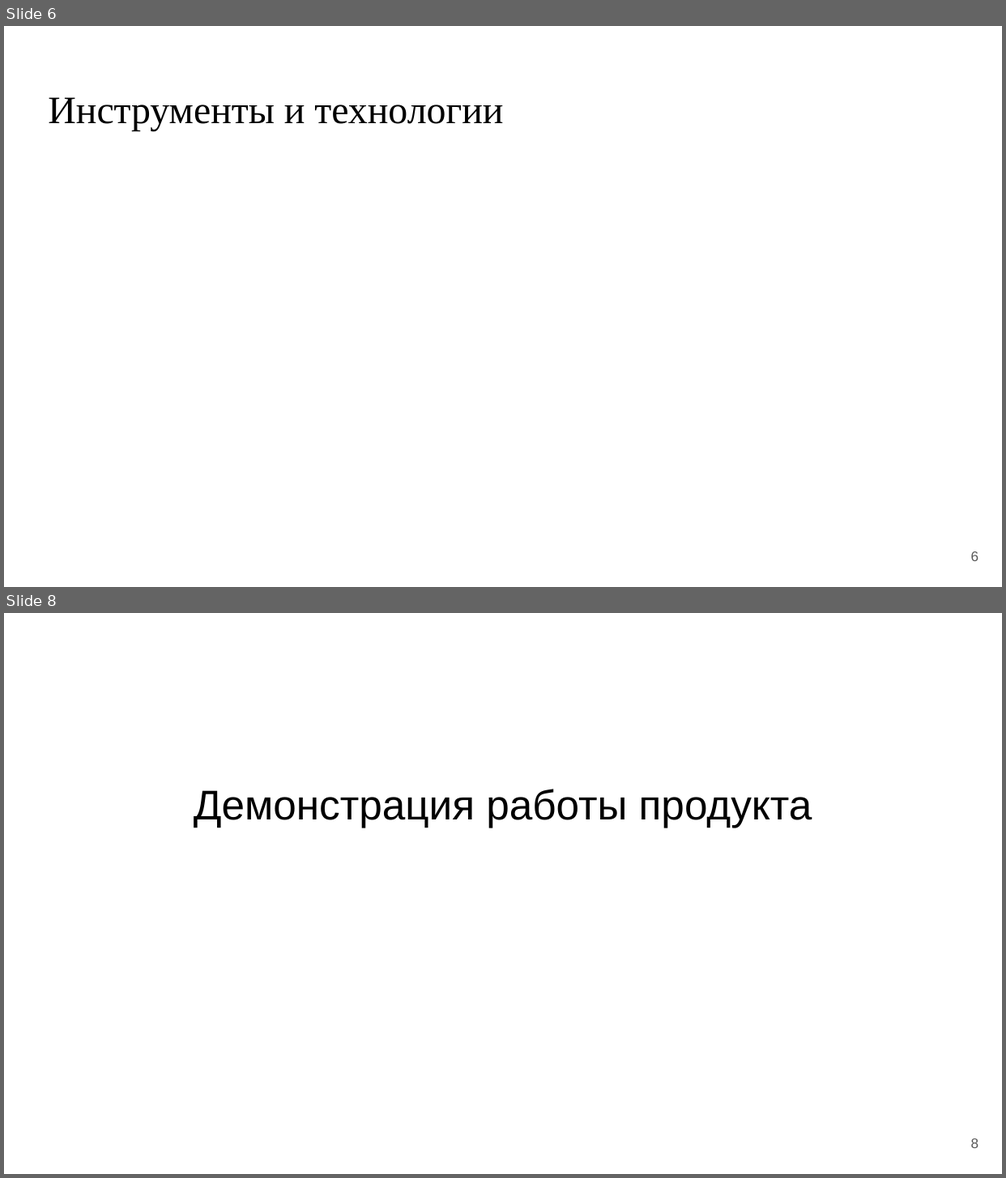
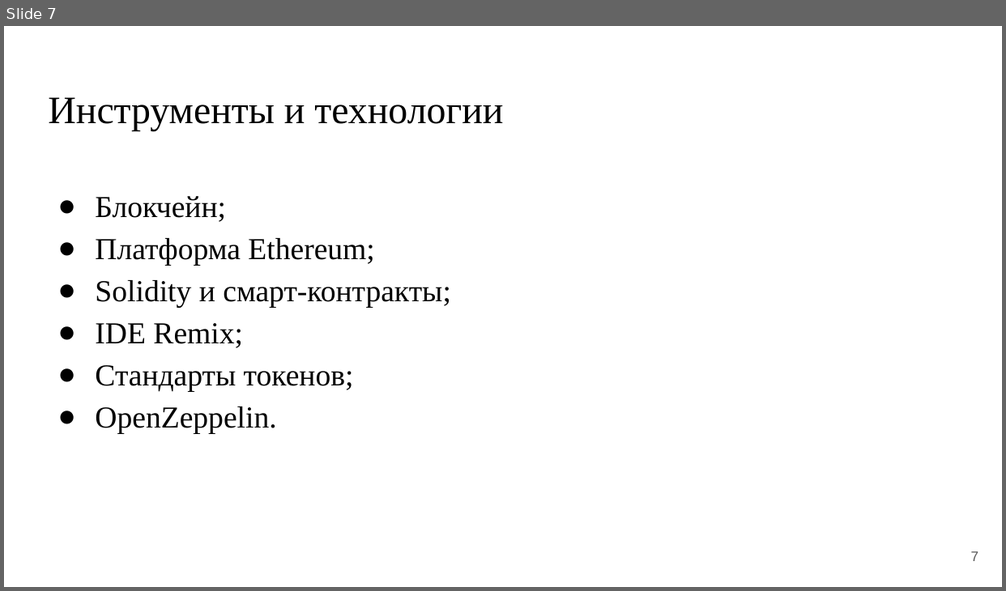
Before and after one commit to DaniilLitvochenko/prediplom_pract, a slide deck: Литовченко Д.В. ИСР2.pptx. Shown one above the other, each under a label of ours: slides 6 and 8 before the commit, slide 7 after it; the slides between them are not shown. The pictures are 1006x1178 and 1006x591 pixels, drawn with LibreOffice and Linux fonts; fonts in the diff are those of the drawing. Boxes give left, top, right and bottom in pixels: in the first picture for what was removed or moved away, otherwise in the second. Text is boxed around its words. In the diff, an @@ line names an element or a change of style, - is before the commit and + after.

```diff
--- a/Литовченко Д.В. ИСР2.pptx
+++ b/Литовченко Д.В. ИСР2.pptx
@@ slide 8 removed at [4,613,1002,1174], background #FFFFFF @@
@@ text removed at [194,789,812,828] @@
-Демонстрация работы продукта
@@ page number removed at [971,1139,979,1148] @@
-8
@@ what was slide 6 is now slide 7 @@
@@ slide 7 changed as well @@
@@ text added at [95,196,451,434], 22 pt, text #000000 @@
+● Блокчейн;
+● Платформа Ethereum;
+● Solidity и смарт-контракты;
+● IDE Remix;
+● Стандарты токенов;
+● OpenZeppelin.
@@ page number at [971,552,979,561]: text changed @@
-6
+7
```
Also in this commit, not shown: 1 other slide changed, 9 slides added, 5 other slides removed, 1 other file.
